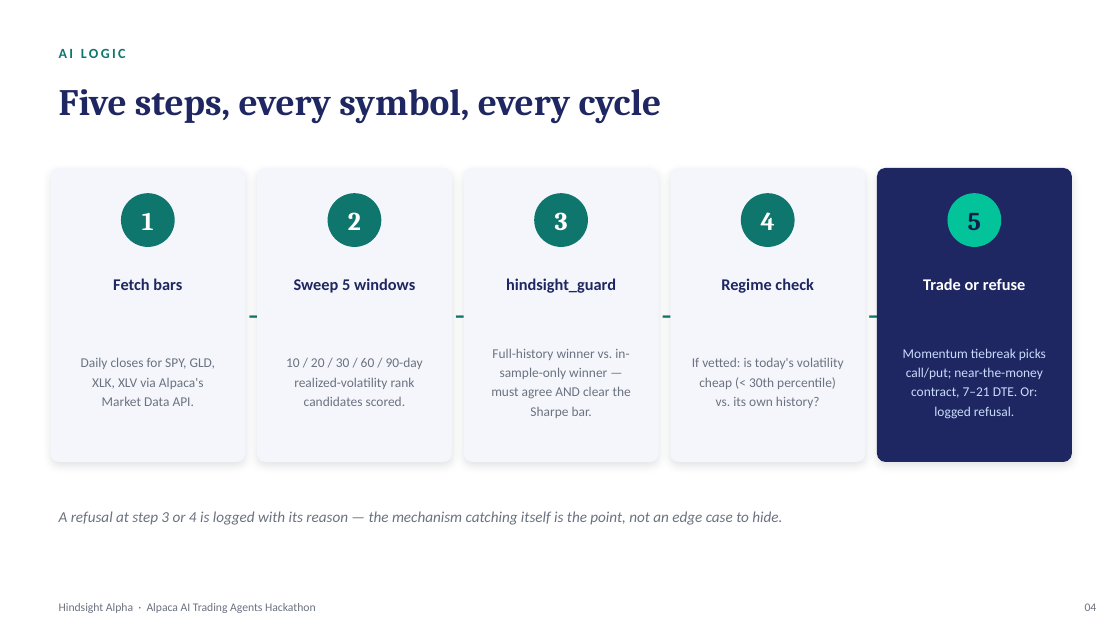
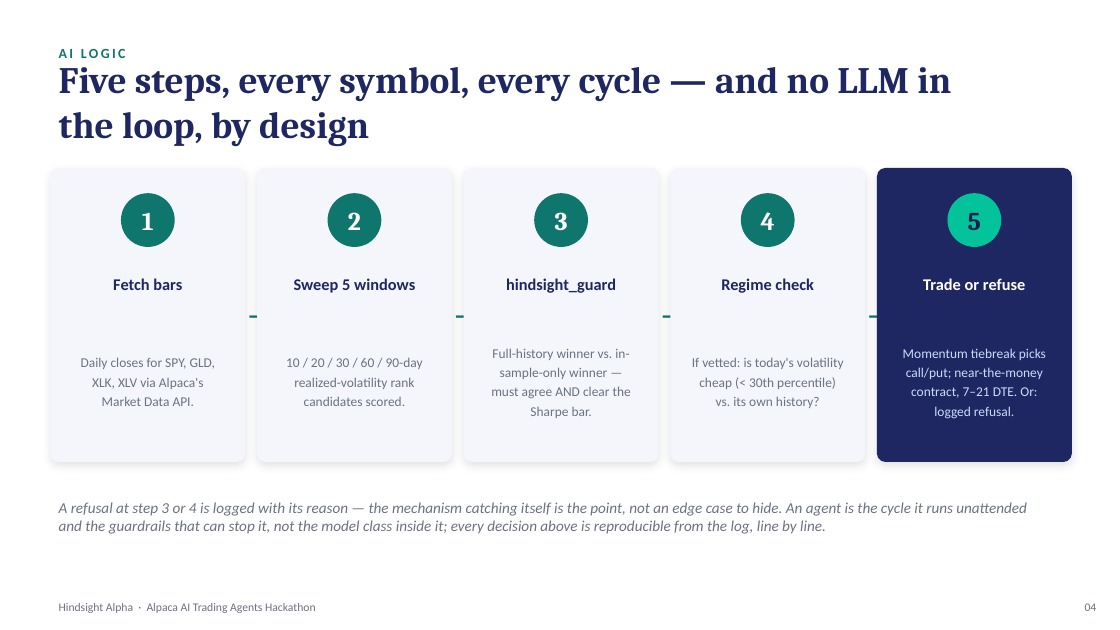
Before and after one commit to s-papy/hindsight-alpha, a slide deck: slide 4 of submission/Hindsight_Alpha_Deck.pptx. Drawn at 1120x630 pixels with LibreOffice and Linux fonts; fonts in the diff are those of the drawing. Boxes give left, top, right and bottom in pixels: in the first picture for what was removed or moved away, otherwise in the second. Text is boxed around its words. In the diff, an @@ line names an element or a change of style, - is before the commit and + after.

Commit message:
Deck : assumer explicitement l'absence de LLM plutôt que de la laisser deviner
Décision de l'opérateur. Le hackathon s'appelle « AI Trading Agents » et ce
projet ne contient ni LLM ni ML. Deux façons de traiter ça : ajouter un
modèle factice pour cocher la case, ou assumer la définition. La seconde.

Rien n'a été ajouté au code. Deux touches sur la slide 4, « AI LOGIC », qui
décrit déjà la boucle en cinq étapes — l'endroit où la question se pose
naturellement pour un juge :

  sous-titre : « Five steps, every symbol, every cycle » devient
               « ... — and no LLM in the loop, by design »
  ligne de pied : ajoute « An agent is the cycle it runs unattended and the
               guardrails that can stop it, not the model class inside it ;
               every decision above is reproducible from the log, line by
               line. »

Le fait dans le sous-titre, la définition et son bénéfice dans la ligne de
pied. La reproductibilité n'est pas un lot de consolation : c'est ce qu'un
LLM à l'étape 2 ou 3 aurait coûté, et le dire est plus solide que de
s'excuser.

RÉSERVE À VÉRIFIER À L'ŒIL : la ligne de pied passe de 122 à 296 caractères
(2,4x). Je ne peux pas rendre la slide depuis ici. Si elle déborde, il y a
une variante courte prête à poser.

Archive vérifiée : XML bien formé, 100% des entrées préservées,
[Content_Types].xml en tête. 287 tests OK, garde_fou 15 contrôles, 1 jaune
(le compte d'équipes lablab, à vérifier à la main).

```diff
--- a/submission/Hindsight_Alpha_Deck.pptx
+++ b/submission/Hindsight_Alpha_Deck.pptx
@@ text at (59,67,951,147): text changed @@
-Five steps, every symbol, every cycle
+Five steps, every symbol, every cycle — and no LLM in the loop, by design
@@ text at (59,502,1027,534): text changed @@
-A refusal at step 3 or 4 is logged with its reason — the mechanism catching itself is the point, not an edge case to hide.
+A refusal at step 3 or 4 is logged with its reason — the mechanism catching itself is the point, not an edge case to hide. An agent is the cycle it runs unattended and the guardrails that can stop it, not the model class inside it; every decision above is reproducible from the log, line by line.
```
